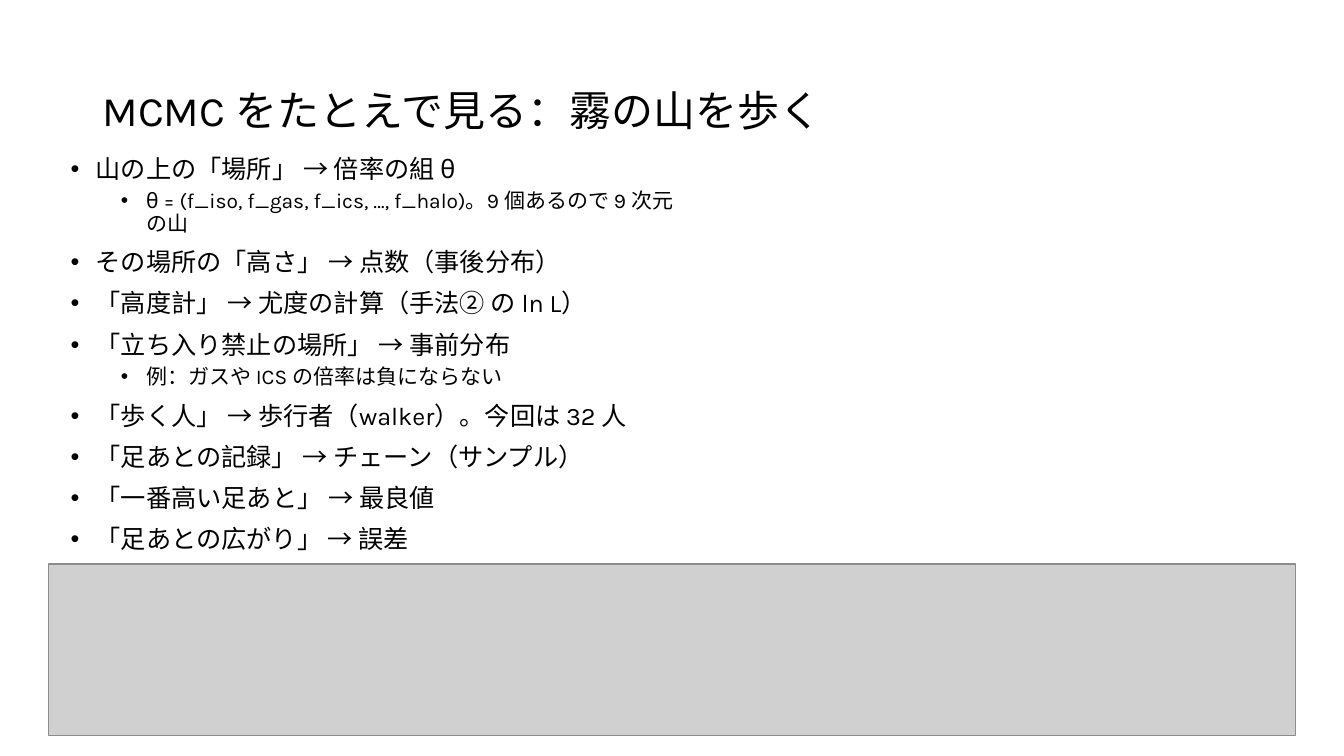
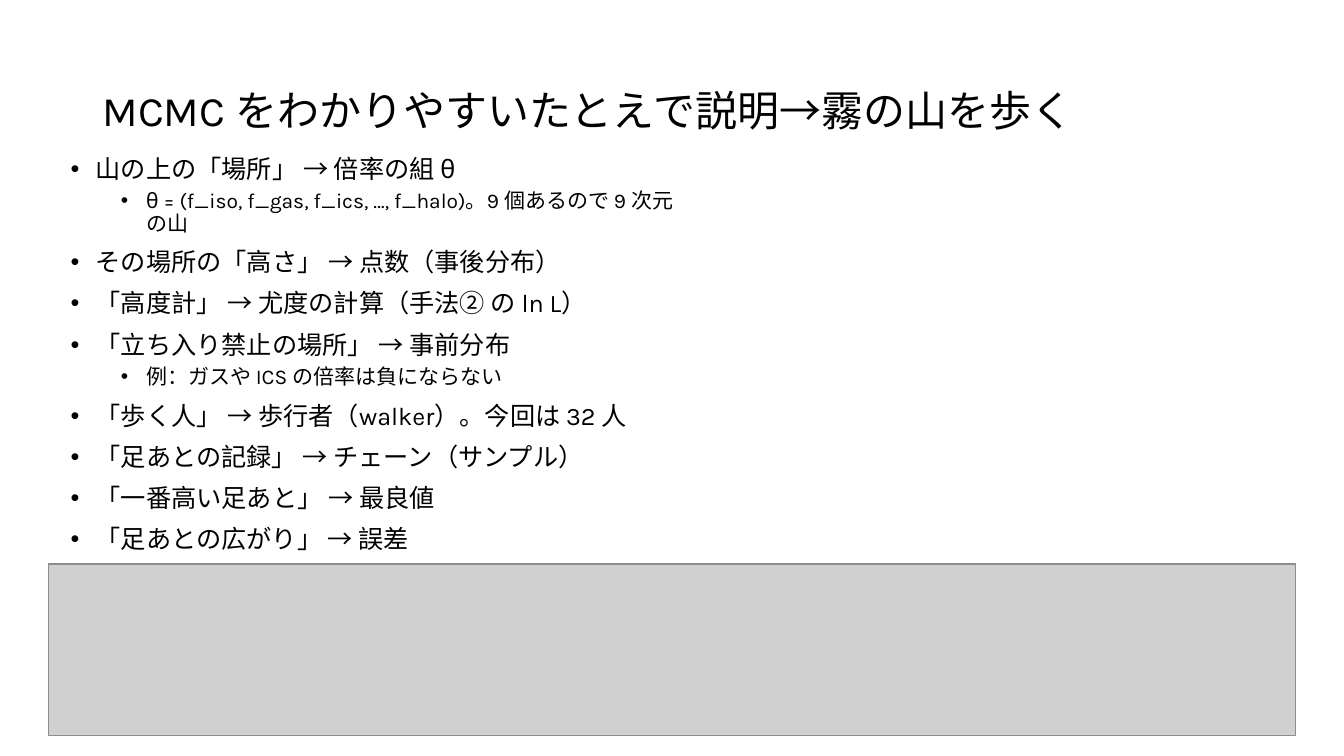
Before and after one commit to Mikann20041029/darkmatter-slides, a slide deck: slide 11 of slides/2026-10-03_研究進捗報告_claude_夕方版.pptx. Drawn at 1344x756 pixels with LibreOffice and Linux fonts; fonts in the diff are those of the drawing; grey boxes stand for pictures. Boxes give left, top, right and bottom in pixels: in the first picture for what was removed or moved away, otherwise in the second. Text is boxed around its words. In the diff, an @@ line names an element or a change of style, - is before the commit and + after.

Commit message:
slides: 本人の編集版を更新 (10-05 12:51)

```diff
--- a/slides/2026-10-03_研究進捗報告_claude_夕方版.pptx
+++ b/slides/2026-10-03_研究進捗報告_claude_夕方版.pptx
@@ title at bbox=[102, 90, 1073, 130]: text changed @@
-MCMC をたとえで見る：霧の山を歩く
+MCMC をわかりやすいたとえで説明→霧の山を歩く
```
